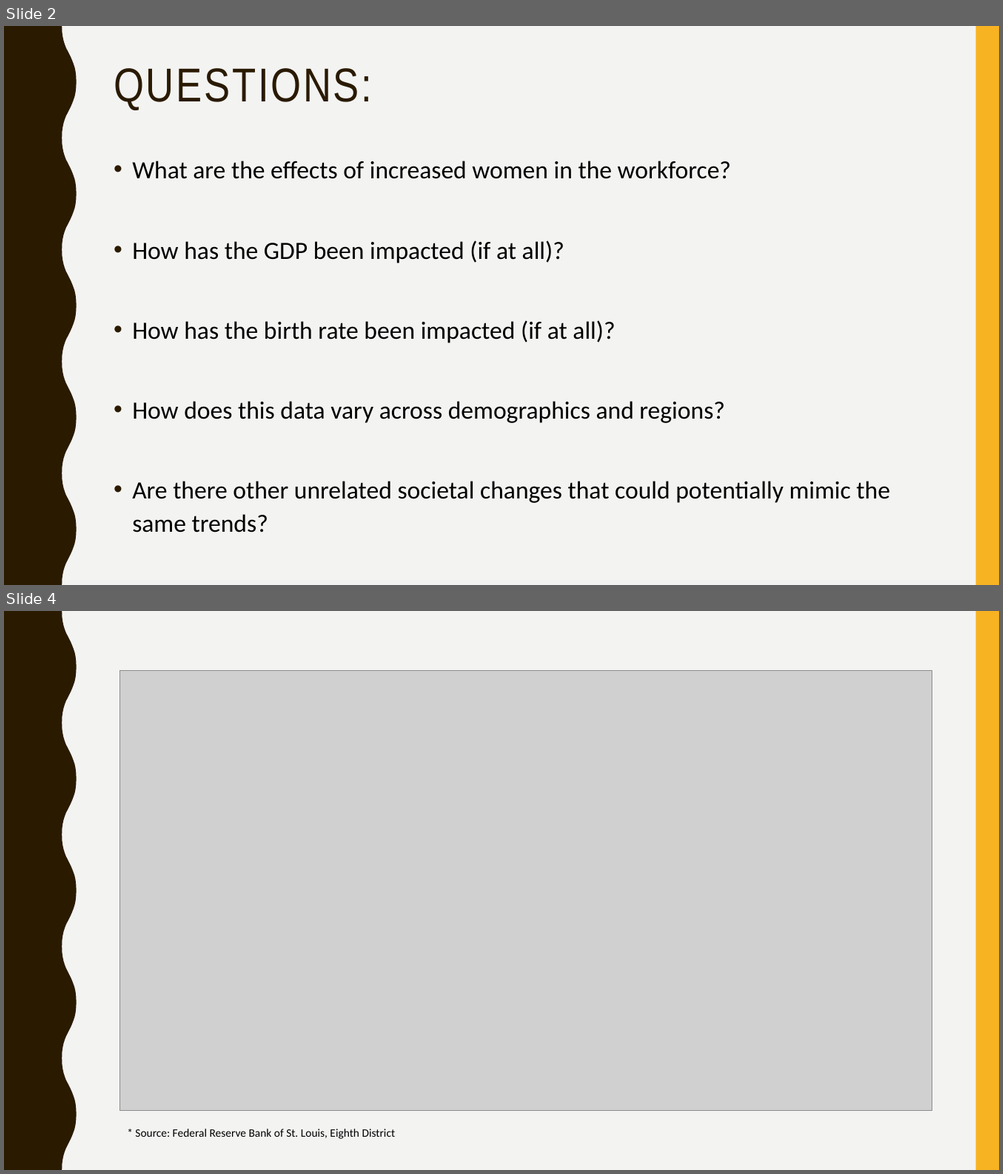
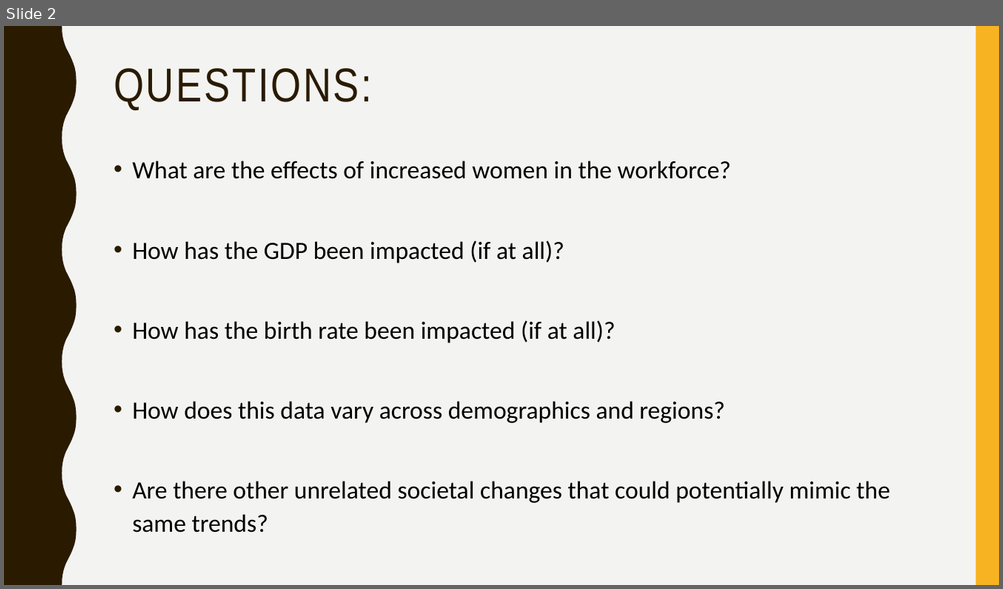
Before and after one commit to kathleeng77/Open-Source-Project-1, a slide deck: presentation/women-in-workforce.pptx. Shown one above the other, each under a label of ours: slides 2 and 4 before the commit, slide 2 after it; the slides between them are not shown. The pictures are 1003x1174 and 1003x589 pixels, drawn with LibreOffice and Linux fonts; fonts in the diff are those of the drawing; grey boxes stand for pictures. Boxes give left, top, right and bottom in pixels: in the first picture for what was removed or moved away, otherwise in the second. Text is boxed around its words. In the diff, an @@ line names an element or a change of style, - is before the commit and + after.

```diff
--- a/presentation/women-in-workforce.pptx
+++ b/presentation/women-in-workforce.pptx
@@ slide 4 removed at box(4, 611, 999, 1170), background #F3F3F2; not listed: 2 template elements that a slide beside it also shows @@
@@ picture removed at box(119, 671, 932, 1111) @@
@@ text removed at box(135, 1129, 395, 1139) @@
-* Source: Federal Reserve Bank of St. Louis, Eighth District
```
Also in this commit, not shown: 12 slides changed, 1 slide added, 5 other files.
